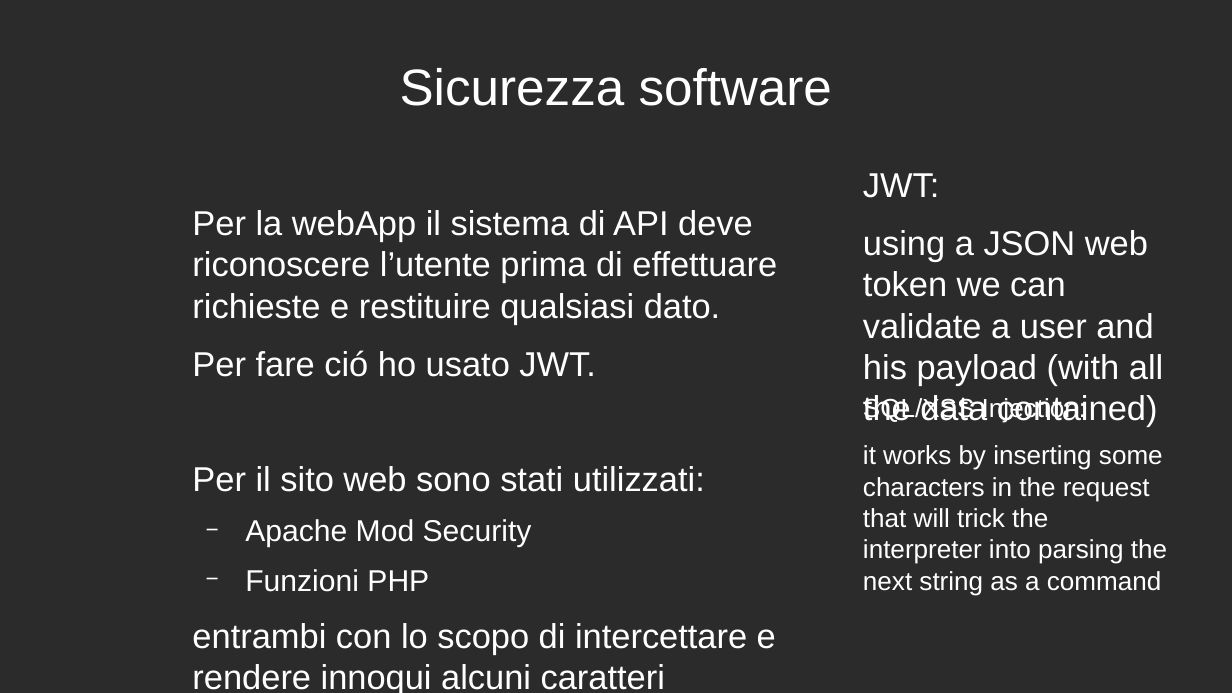
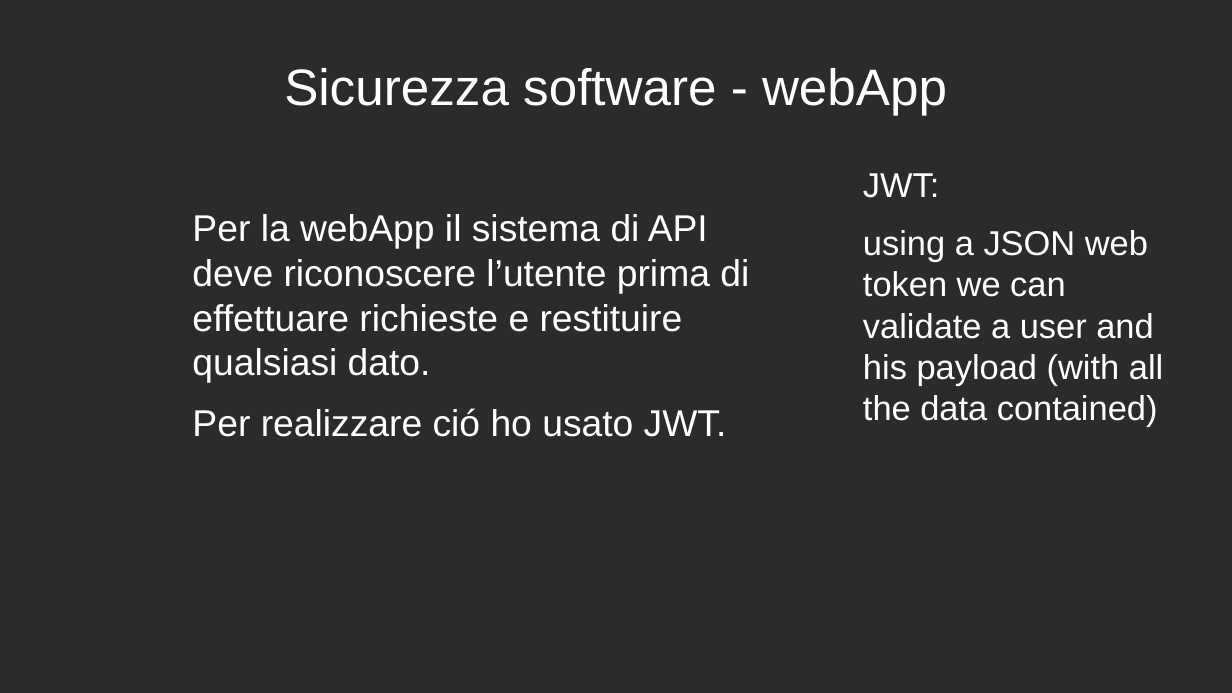
Before and after one commit to WAPEETY/media-way, a slide deck: slide 9 of proof_of_concept/esame_di_stato.odp. Drawn at 1232x693 pixels with LibreOffice and Linux fonts; fonts in the diff are those of the drawing; background and template pictures are left out; a plain dark background stands for a picture behind light text. Boxes give left, top, right and bottom in pixels: in the first picture for what was removed or moved away, otherwise in the second. Text is boxed around its words. In the diff, an @@ line names an element or a change of style, - is before the commit and + after.

Commit message:
pptx changes

```diff
--- a/proof_of_concept/esame_di_stato.odp
+++ b/proof_of_concept/esame_di_stato.odp
@@ title at <box>284,68,947,116</box>: text changed @@
-Sicurezza software
+Sicurezza software - webApp
@@ text at <box>192,214,749,383</box>: size 22.2 to 24 pt in "Per la webApp il sistema di API ..." @@
@@ text at <box>192,408,727,437</box>: text changed; size 22.2 to 24 pt @@
-Per fare ció ho usato JWT.
-Per il sito web sono stati utilizzati:
-  − Apache Mod Security
-  − Funzioni PHP
-entrambi con lo scopo di intercettare e rendere innoqui alcuni caratteri “illegali” noti (‘ <> /) nelle richieste
+Per realizzare ció ho usato JWT.
@@ text removed at <box>863,396,1167,596</box> @@
-SQL/XSS Injection:
-it works by inserting some characters in the request that will trick the interpreter into parsing the next string as a command
```
Also in this commit, not shown: 3 other slides changed, 4 slides added, 1 slide removed, 1 other file.
